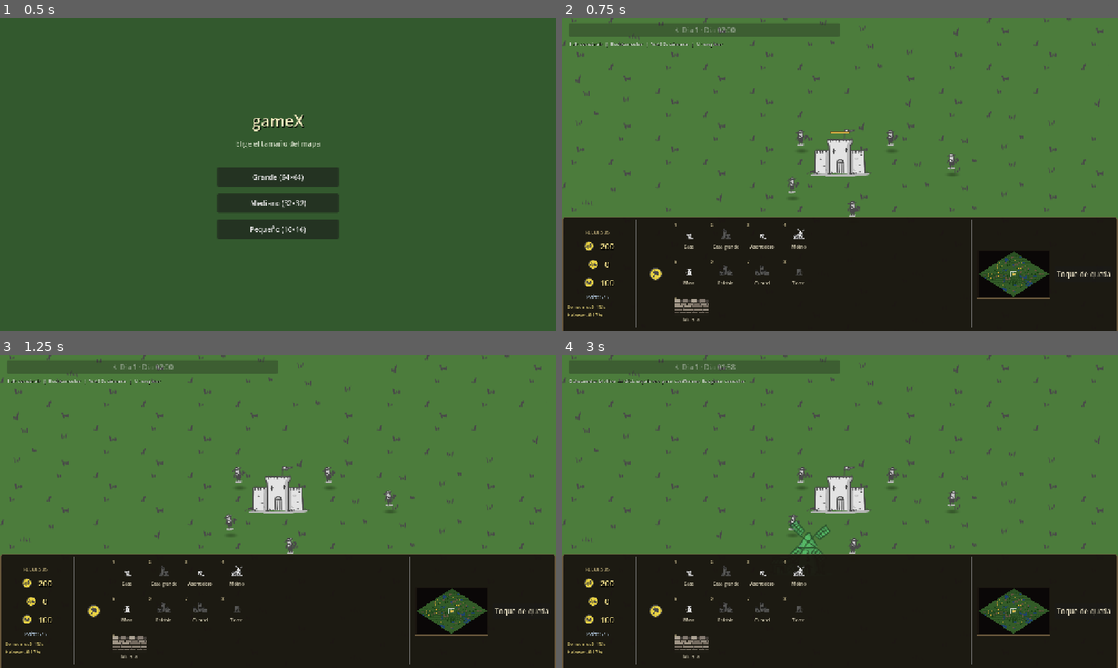
Above: before the commit, frames 1-4 (two rows, left to right).
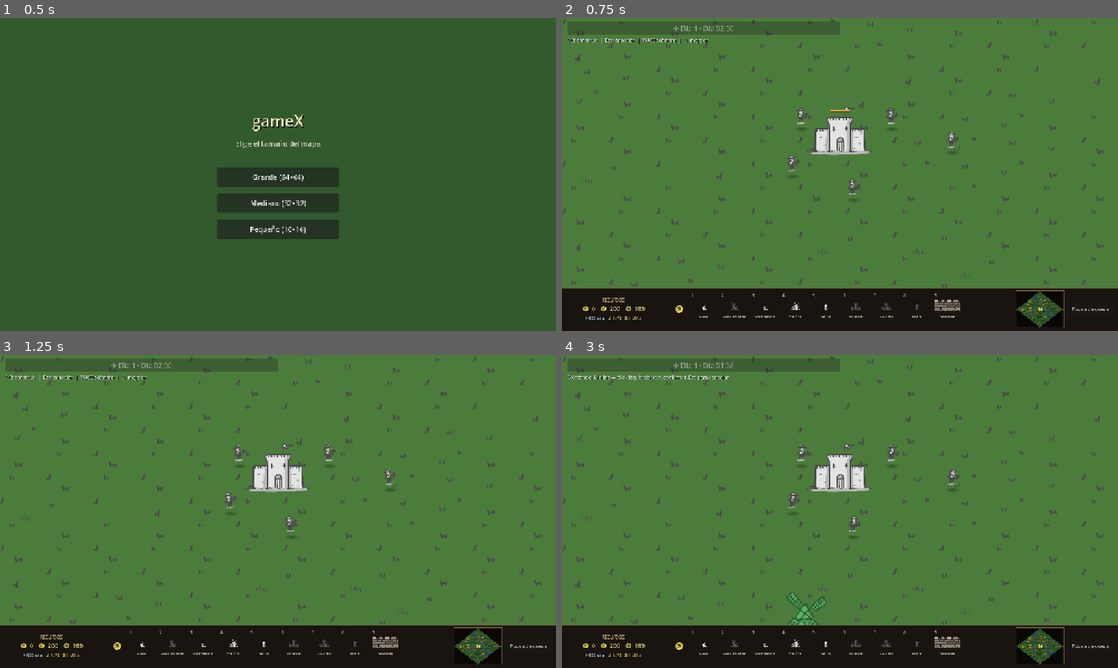
Above: after the commit, the same moments.

Repository: manurode/gameX
Game: Godot game, scene res://scenes/ui/main_menu.tscn
Two runs of this game, one before a commit and one after it. Both use one fixed random seed, a clock stepped at 60 frames per second and the inputs below.
Inputs:
- Up to frame 1 (0.5 s): no input
- Up to frame 2 (0.75 s): click "Grande (64×64)" at 0.5 s
- Up to frame 3 (1.25 s): no input
- Up to frame 4 (3 s): click "1" at 1.25 s; click "3" at 2 s; click "4" at 2.75 s

Frame 1 is identical in both runs. In frame 2, 30% of the frame differs, in the area x 0-100%, y 0-100%; in frame 3, 29%; in frame 4, 30%.

Commit message:
feat: Update UI structure and improve node paths for game hub and HUD integration

Diff:
--- a/scenes/main.tscn
+++ b/scenes/main.tscn
@@ -2,9 +2,42 @@
 
 [ext_resource type="PackedScene" uid="uid://cworld001" path="res://scenes/world/game_world.tscn" id="1_world"]
 [ext_resource type="PackedScene" uid="uid://chud001" path="res://scenes/ui/hud.tscn" id="2_hud"]
+[ext_resource type="PackedScene" uid="uid://gamehub001" path="res://scenes/ui/game_hub.tscn" id="3_hub"]
 
-[node name="Main" type="Node" unique_id=360820588]
+[node name="Main" type="Control"]
+layout_mode = 3
+anchors_preset = 15
+anchor_right = 1.0
+anchor_bottom = 1.0
+grow_horizontal = 2
+grow_vertical = 2
 
-[node name="GameWorld" parent="." unique_id=280731319 instance=ExtResource("1_world")]
+[node name="Layout" type="VBoxContainer" parent="."]
+layout_mode = 1
+anchors_preset = 15
+anchor_right = 1.0
+anchor_bottom = 1.0
+grow_horizontal = 2
+grow_vertical = 2
+theme_override_constants/separation = 0
 
-[node name="HUD" parent="." unique_id=311108892 instance=ExtResource("2_hud")]
+[node name="WorldView" type="SubViewportContainer" parent="Layout"]
+layout_mode = 2
+size_flags_horizontal = 3
+size_flags_vertical = 3
+stretch = true
+mouse_filter = 0
+
+[node name="SubViewport" type="SubViewport" parent="Layout/WorldView"]
+handle_input_locally = true
+size = Vector2i(1280, 620)
+render_target_update_mode = 4
+
+[node name="GameWorld" parent="Layout/WorldView/SubViewport" instance=ExtResource("1_world")]
+
+[node name="HUD" parent="Layout/WorldView/SubViewport" instance=ExtResource("2_hud")]
+
+[node name="GameHub" parent="Layout" instance=ExtResource("3_hub")]
+layout_mode = 2
+size_flags_horizontal = 3
+size_flags_vertical = 0
--- a/scenes/ui/game_hub.tscn
+++ b/scenes/ui/game_hub.tscn
@@ -4,27 +4,19 @@
 [ext_resource type="Script" path="res://scripts/ui/minimap.gd" id="2_minimap"]
 
 [sub_resource type="StyleBoxFlat" id="StyleBoxFlat_hub"]
-bg_color = Color(0.1, 0.08, 0.06, 0.94)
-border_width_left = 2
+bg_color = Color(0.1, 0.08, 0.06, 1)
+border_width_left = 0
 border_width_top = 2
-border_width_right = 2
+border_width_right = 0
 border_width_bottom = 0
 border_color = Color(0.42, 0.35, 0.24, 1)
-corner_radius_top_left = 6
-corner_radius_top_right = 6
-content_margin_left = 12.0
-content_margin_top = 8.0
-content_margin_right = 12.0
-content_margin_bottom = 8.0
+content_margin_left = 8.0
+content_margin_top = 4.0
+content_margin_right = 8.0
+content_margin_bottom = 4.0
 
 [node name="GameHub" type="PanelContainer"]
-anchors_preset = 12
-anchor_top = 1.0
-anchor_right = 1.0
-anchor_bottom = 1.0
-offset_top = -132.0
-grow_horizontal = 2
-grow_vertical = 0
+custom_minimum_size = Vector2(0, 100)
 mouse_filter = 0
 theme_override_styles/panel = SubResource("StyleBoxFlat_hub")
 script = ExtResource("1_hub")
@@ -35,19 +27,19 @@
 
 [node name="HBoxContainer" type="HBoxContainer" parent="MarginContainer"]
 layout_mode = 2
-theme_override_constants/separation = 16
+theme_override_constants/separation = 10
 
 [node name="ResourcesBox" type="VBoxContainer" parent="MarginContainer/HBoxContainer"]
-custom_minimum_size = Vector2(140, 0)
+custom_minimum_size = Vector2(220, 0)
 layout_mode = 2
 size_flags_vertical = 4
-theme_override_constants/separation = 6
+theme_override_constants/separation = 2
 alignment = 1
 
 [node name="ResourcesTitle" type="Label" parent="MarginContainer/HBoxContainer/ResourcesBox"]
 layout_mode = 2
 theme_override_colors/font_color = Color(0.75, 0.68, 0.48, 1)
-theme_override_font_sizes/font_size = 11
+theme_override_font_sizes/font_size = 10
 text = "RECURSOS"
 horizontal_alignment = 1
 
@@ -57,16 +49,16 @@
 [node name="CommandArea" type="HBoxContainer" parent="MarginContainer/HBoxContainer"]
 layout_mode = 2
 size_flags_horizontal = 3
-theme_override_constants/separation = 10
+theme_override_constants/separation = 6
 
 [node name="TabColumn" type="VBoxContainer" parent="MarginContainer/HBoxContainer/CommandArea"]
-custom_minimum_size = Vector2(56, 0)
+custom_minimum_size = Vector2(36, 0)
 layout_mode = 2
 size_flags_vertical = 4
 alignment = 1
 
 [node name="BuildTabIcon" type="TextureRect" parent="MarginContainer/HBoxContainer/CommandArea/TabColumn"]
-custom_minimum_size = Vector2(48, 48)
+custom_minimum_size = Vector2(32, 32)
 layout_mode = 2
 expand_mode = 1
 stretch_mode = 5
@@ -75,31 +67,31 @@
 layout_mode = 2
 size_flags_horizontal = 3
 size_flags_vertical = 4
-theme_override_constants/h_separation = 6
-theme_override_constants/v_separation = 6
-columns = 4
+theme_override_constants/h_separation = 4
+theme_override_constants/v_separation = 2
+columns = 9
 
 [node name="FormationGrid" type="GridContainer" parent="MarginContainer/HBoxContainer/CommandArea"]
 visible = false
 layout_mode = 2
 size_flags_horizontal = 3
 size_flags_vertical = 4
-theme_override_constants/h_separation = 6
-theme_override_constants/v_separation = 6
+theme_override_constants/h_separation = 4
+theme_override_constants/v_separation = 2
 columns = 4
 
 [node name="Separator2" type="VSeparator" parent="MarginContainer/HBoxContainer/CommandArea"]
 layout_mode = 2
 
 [node name="Minimap" type="Control" parent="MarginContainer/HBoxContainer/CommandArea"]
-custom_minimum_size = Vector2(170, 112)
+custom_minimum_size = Vector2(112, 88)
 layout_mode = 2
 size_flags_vertical = 4
 mouse_filter = 0
 script = ExtResource("2_minimap")
 
 [node name="StatusColumn" type="VBoxContainer" parent="MarginContainer/HBoxContainer/CommandArea"]
-custom_minimum_size = Vector2(100, 0)
+custom_minimum_size = Vector2(110, 0)
 layout_mode = 2
 size_flags_vertical = 4
 alignment = 1
--- a/scenes/ui/hud.tscn
+++ b/scenes/ui/hud.tscn
@@ -1,7 +1,6 @@
-[gd_scene load_steps=4 format=3 uid="uid://chud001"]
+[gd_scene load_steps=3 format=3 uid="uid://chud001"]
 
 [ext_resource type="Script" path="res://scripts/ui/hud.gd" id="1_hud"]
-[ext_resource type="PackedScene" uid="uid://gamehub001" path="res://scenes/ui/game_hub.tscn" id="2_hub"]
 
 [sub_resource type="StyleBoxFlat" id="StyleBoxFlat_selection"]
 bg_color = Color(0.3, 0.8, 1, 0.25)
@@ -18,7 +17,7 @@
 layout_mode = 3
 anchors_preset = 0
 offset_right = 640.0
-offset_bottom = 110.0
+offset_bottom = 90.0
 mouse_filter = 1
 
 [node name="MarginContainer" type="MarginContainer" parent="TopLeft"]
@@ -29,15 +28,15 @@
 grow_horizontal = 2
 grow_vertical = 2
 mouse_filter = 1
-theme_override_constants/margin_left = 16
-theme_override_constants/margin_top = 12
+theme_override_constants/margin_left = 12
+theme_override_constants/margin_top = 8
 
 [node name="VBoxContainer" type="VBoxContainer" parent="TopLeft/MarginContainer"]
 layout_mode = 2
-theme_override_constants/separation = 8
+theme_override_constants/separation = 4
 
 [node name="CycleButton" type="Button" parent="TopLeft/MarginContainer/VBoxContainer"]
-custom_minimum_size = Vector2(140, 28)
+custom_minimum_size = Vector2(140, 26)
 layout_mode = 2
 text = "☀ Día"
 
@@ -48,10 +47,8 @@
 theme_override_colors/font_shadow_color = Color(0, 0, 0, 0.6)
 theme_override_constants/shadow_offset_x = 1
 theme_override_constants/shadow_offset_y = 1
-theme_override_font_sizes/font_size = 12
+theme_override_font_sizes/font_size = 11
 text = "1-8: construir  |  Esc: cancelar  |  WASD: cámara  |  U: mejorar"
-
-[node name="GameHub" parent="." instance=ExtResource("2_hub")]
 
 [node name="SelectionBox" type="Panel" parent="."]
 visible = false
--- a/scripts/buildings/building.gd
+++ b/scripts/buildings/building.gd
@@ -670,7 +670,7 @@
 
 
 func _select_for_player() -> void:
-	var selection_manager := get_node_or_null("/root/Main/GameWorld/SelectionManager")
+	var selection_manager := get_node_or_null("/root/Main/Layout/WorldView/SubViewport/GameWorld/SelectionManager")
 	if selection_manager != null and selection_manager.has_method("select_building"):
 		selection_manager.select_building(self)
 
--- a/scripts/input/build_manager.gd
+++ b/scripts/input/build_manager.gd
@@ -417,8 +417,9 @@
 	return get_viewport().get_canvas_transform().affine_inverse() * screen_point
 
 
-func _is_pointer_over_ui(screen_pos: Vector2) -> bool:
-	var hub := get_node_or_null("/root/Main/HUD/GameHub")
-	if hub is Control and (hub as Control).get_global_rect().has_point(screen_pos):
-		return true
+func _is_pointer_over_ui(_screen_pos: Vector2) -> bool:
+	var hub := get_node_or_null("/root/Main/Layout/GameHub")
+	if hub is Control:
+		var root_mouse := get_tree().root.get_mouse_position()
+		return (hub as Control).get_global_rect().has_point(root_mouse)
 	return false
--- a/scripts/input/selection_manager.gd
+++ b/scripts/input/selection_manager.gd
@@ -20,7 +20,7 @@
 var _buildings_container: Node2D
 var _resource_manager: ResourceManager
 
-@onready var selection_box: Control = get_node_or_null("/root/Main/HUD/SelectionBox")
+@onready var selection_box: Control = get_node_or_null("/root/Main/Layout/WorldView/SubViewport/HUD/SelectionBox")
 
 
 func setup(buildings_container: Node2D, resource_manager: ResourceManager) -> void:
@@ -30,7 +30,7 @@
 
 func _ready() -> void:
 	if selection_box == null:
-		selection_box = get_node_or_null("/root/Main/HUD/SelectionBox")
+		selection_box = get_node_or_null("/root/Main/Layout/WorldView/SubViewport/HUD/SelectionBox")
 
 
 func _unhandled_input(event: InputEvent) -> void:
@@ -610,7 +610,7 @@
 
 
 func _is_pointer_over_ui(screen_pos: Vector2) -> bool:
-	var hud := get_node_or_null("/root/Main/HUD")
+	var hud := get_node_or_null("/root/Main/Layout/WorldView/SubViewport/HUD")
 	if hud == null:
 		return false
 
@@ -622,8 +622,10 @@
 	if top_left is Control and (top_left as Control).get_global_rect().has_point(screen_pos):
 		return true
 
-	var hub := hud.get_node_or_null("GameHub")
-	if hub is Control and (hub as Control).get_global_rect().has_point(screen_pos):
-		return true
+	var hub := get_node_or_null("/root/Main/Layout/GameHub")
+	if hub is Control:
+		var root_mouse := get_tree().root.get_mouse_position()
+		if (hub as Control).get_global_rect().has_point(root_mouse):
+			return true
 
 	return false
--- a/scripts/ui/game_hub.gd
+++ b/scripts/ui/game_hub.gd
@@ -63,7 +63,9 @@
 const TEX_HAMMER := "res://assets/tilesets/tiny_tiles/UI/Icons/UI_icon_hammer.png"
 
 const ICON_VARIANT_SIZE := 128
-const SLOT_SIZE := Vector2(78, 78)
+const SLOT_SIZE := Vector2(66, 80)
+const ICON_SIZE := Vector2(36, 30)
+const RESOURCE_ICON_SIZE := Vector2(22, 22)
 const MIN_FORMATION_UNITS := 2
 
 @onready var _resources_box: VBoxContainer = $MarginContainer/HBoxContainer/ResourcesBox
@@ -74,7 +76,7 @@
 
 var _production_box: VBoxContainer
 var _production_title: Label
-var _production_items_box: VBoxContainer
+var _production_items_box: BoxContainer
 var _production_item_buttons: Dictionary = {}
 var _production_queue_label: Label
 var _production_progress_label: Label
@@ -151,50 +153,55 @@
 
 func _build_resource_rows() -> void:
 	var entries: Array[Dictionary] = [
+		{"key": "gold", "texture": TEX_GOLD, "label": "Oro"},
 		{"key": "wood", "texture": TEX_WOOD, "label": "Madera"},
-		{"key": "gold", "texture": TEX_GOLD, "label": "Oro"},
 		{"key": "food", "texture": TEX_FOOD, "label": "Comida"},
 	]
+	var resources_row := HBoxContainer.new()
+	resources_row.add_theme_constant_override("separation", 8)
+	resources_row.alignment = BoxContainer.ALIGNMENT_CENTER
+	_resources_box.add_child(resources_row)
+
 	for entry in entries:
-		var row := HBoxContainer.new()
-		row.add_theme_constant_override("separation", 8)
-		row.alignment = BoxContainer.ALIGNMENT_CENTER
+		var cell := HBoxContainer.new()
+		cell.add_theme_constant_override("separation", 3)
+		cell.alignment = BoxContainer.ALIGNMENT_CENTER
 
 		var icon := TextureRect.new()
-		icon.custom_minimum_size = Vector2(36, 36)
+		icon.custom_minimum_size = RESOURCE_ICON_SIZE
 		icon.expand_mode = TextureRect.EXPAND_IGNORE_SIZE
 		icon.stretch_mode = TextureRect.STRETCH_KEEP_ASPECT_CENTERED
 		icon.texture = _make_icon_atlas(entry.texture)
-		row.add_child(icon)
+		cell.add_child(icon)
 
 		var amount := Label.new()
 		amount.text = "0"
-		amount.add_theme_font_size_override("font_size", 18)
+		amount.add_theme_font_size_override("font_size", 14)
 		amount.add_theme_color_override("font_color", Color(0.95, 0.88, 0.55))
 		amount.add_theme_color_override("font_shadow_color", Color(0, 0, 0, 0.7))
 		amount.add_theme_constant_override("shadow_offset_x", 1)
 		amount.add_theme_constant_override("shadow_offset_y", 1)
-		row.add_child(amount)
-
-		_resources_box.add_child(row)
+		cell.add_child(amount)
+
+		resources_row.add_child(cell)
 		_resource_labels[entry.key] = amount
 
-	var pop_row := HBoxContainer.new()
-	pop_row.add_theme_constant_override("separation", 6)
-	pop_row.alignment = BoxContainer.ALIGNMENT_CENTER
+	var stats_row := HBoxContainer.new()
+	stats_row.add_theme_constant_override("separation", 10)
+	stats_row.alignment = BoxContainer.ALIGNMENT_CENTER
+	_resources_box.add_child(stats_row)
+
 	_population_label = Label.new()
 	_population_label.text = "Pob: 0/5"
-	_population_label.add_theme_font_size_override("font_size", 13)
+	_population_label.add_theme_font_size_override("font_size", 11)
 	_population_label.add_theme_color_override("font_color", Color(0.75, 0.85, 0.95))
-	pop_row.add_child(_population_label)
-	_resources_box.add_child(pop_row)
+	stats_row.add_child(_population_label)
 
 	_food_upkeep_label = Label.new()
-	_food_upkeep_label.text = "Consumo: 0 comida/s"
-	_food_upkeep_label.add_theme_font_size_override("font_size", 11)
+	_food_upkeep_label.text = "Consumo: 0/s"
+	_food_upkeep_label.add_theme_font_size_override("font_size", 10)
 	_food_upkeep_label.add_theme_color_override("font_color", Color(0.72, 0.82, 0.55))
-	_food_upkeep_label.autowrap_mode = TextServer.AUTOWRAP_WORD_SMART
-	_resources_box.add_child(_food_upkeep_label)
+	stats_row.add_child(_food_upkeep_label)
 
 
 func _ensure_production_box() -> void:
@@ -203,33 +210,34 @@
 	var hbox := $MarginContainer/HBoxContainer
 	_production_box = VBoxContainer.new()
 	_production_box.name = "ProductionBox"
-	_production_box.custom_minimum_size = Vector2(180, 0)
+	_production_box.custom_minimum_size = Vector2(140, 0)
 	_production_box.visible = false
+	_production_box.add_theme_constant_override("separation", 2)
 	hbox.add_child(_production_box)
 	hbox.move_child(_production_box, 2)
 
 	_production_title = Label.new()
-	_production_title.add_theme_font_size_override("font_size", 12)
+	_production_title.add_theme_font_size_override("font_size", 11)
 	_production_title.add_theme_color_override("font_color", Color(0.85, 0.78, 0.55))
 	_production_box.add_child(_production_title)
 
-	_production_items_box = VBoxContainer.new()
+	_production_items_box = HBoxContainer.new()
 	_production_items_box.add_theme_constant_override("separation", 4)
 	_production_box.add_child(_production_items_box)
 
 	_production_queue_label = Label.new()
-	_production_queue_label.add_theme_font_size_override("font_size", 11)
+	_production_queue_label.add_theme_font_size_override("font_size", 10)
 	_production_queue_label.add_theme_color_override("font_color", Color(0.75, 0.72, 0.55))
 	_production_queue_label.visible = false
 	_production_box.add_child(_production_queue_label)
 
 	_production_progress_label = Label.new()
-	_production_progress_label.add_theme_font_size_override("font_size", 11)
+	_production_progress_label.add_theme_font_size_override("font_size", 10)
 	_production_progress_label.visible = false
 	_production_box.add_child(_production_progress_label)
 
 	_production_pending_label = Label.new()
-	_production_pending_label.add_theme_font_size_override("font_size", 11)
+	_production_pending_label.add_theme_font_size_override("font_size", 10)
 	_production_pending_label.add_theme_color_override("font_color", Color(1.0, 0.7, 0.5))
 	_production_pending_label.visible = false
 	_production_box.add_child(_production_pending_label)
@@ -264,7 +272,8 @@
 	)
 	_curfew_button.focus_mode = Control.FOCUS_NONE
 	_curfew_button.mouse_default_cursor_shape = Control.CURSOR_POINTING_HAND
-	_curfew_button.custom_minimum_size = Vector2(100, 36)
+	_curfew_button.custom_minimum_size = Vector2(110, 28)
+	_curfew_button.add_theme_font_size_override("font_size", 11)
 	_curfew_button.pressed.connect(_on_curfew_button_pressed)
 	_status_column.add_child(_curfew_button)
 	_status_column.move_child(_curfew_button, 0)
@@ -309,21 +318,21 @@
 	var content := MarginContainer.new()
 	content.set_anchors_and_offsets_preset(Control.PRESET_FULL_RECT)
 	content.mouse_filter = Control.MOUSE_FILTER_IGNORE
-	content.add_theme_constant_override("margin_left", 4)
-	content.add_theme_constant_override("margin_top", 2)
-	content.add_theme_constant_override("margin_right", 4)
-	content.add_theme_constant_override("margin_bottom", 2)
+	content.add_theme_constant_override("margin_left", 2)
+	content.add_theme_constant_override("margin_top", 1)
+	content.add_theme_constant_override("margin_right", 2)
+	content.add_theme_constant_override("margin_bottom", 1)
 	button.add_child(content)
 
 	var vbox := VBoxContainer.new()
 	vbox.alignment = BoxContainer.ALIGNMENT_CENTER
-	vbox.add_theme_constant_override("separation", 2)
+	vbox.add_theme_constant_override("separation", 1)
 	vbox.size_flags_horizontal = Control.SIZE_EXPAND_FILL
 	vbox.size_flags_vertical = Control.SIZE_EXPAND_FILL
 	content.add_child(vbox)
 
 	var icon := TextureRect.new()
-	icon.custom_minimum_size = Vector2(48, 40)
+	icon.custom_minimum_size = ICON_SIZE
 	icon.expand_mode = TextureRect.EXPAND_FIT_WIDTH_PROPORTIONAL
 	icon.stretch_mode = TextureRect.STRETCH_KEEP_ASPECT_CENTERED
 	icon.texture = _get_building_icon(type_id)
@@ -333,17 +342,18 @@
 	var name_label := Label.new()
 	name_label.text = def.get("name", type_id)
 	name_label.horizontal_alignment = HORIZONTAL_ALIGNMENT_CENTER
-	name_label.add_theme_font_size_override("font_size", 10)
+	name_label.add_theme_font_size_override("font_size", 9)
 	name_label.add_theme_color_override("font_color", Color(0.85, 0.82, 0.72))
 	name_label.mouse_filter = Control.MOUSE_FILTER_IGNORE
+	name_label.clip_text = true
 	vbox.add_child(name_label)
 
 	var hotkey_label := Label.new()
 	hotkey_label.text = str(hotkey)
-	hotkey_label.add_theme_font_size_override("font_size", 11)
+	hotkey_label.add_theme_font_size_override("font_size", 10)
 	hotkey_label.add_theme_color_override("font_color", Color(0.7, 0.65, 0.5))
 	hotkey_label.set_anchors_and_offsets_preset(Control.PRESET_TOP_LEFT)
-	hotkey_label.position = Vector2(4, 2)
+	hotkey_label.position = Vector2(3, 1)
 	hotkey_label.mouse_filter = Control.MOUSE_FILTER_IGNORE
 	button.add_child(hotkey_label)
 
@@ -377,21 +387,21 @@
 	var content := MarginContainer.new()
 	content.set_anchors_and_offsets_preset(Control.PRESET_FULL_RECT)
 	content.mouse_filter = Control.MOUSE_FILTER_IGNORE
-	content.add_theme_constant_override("margin_left", 4)
-	content.add_theme_constant_override("margin_top", 2)
-	content.add_theme_constant_override("margin_right", 4)
-	content.add_theme_constant_override("margin_bottom", 2)
+	content.add_theme_constant_override("margin_left", 2)
+	content.add_theme_constant_override("margin_top", 1)
+	content.add_theme_constant_override("margin_right", 2)
+	content.add_theme_constant_override("margin_bottom", 1)
 	button.add_child(content)
 
 	var vbox := VBoxContainer.new()
 	vbox.alignment = BoxContainer.ALIGNMENT_CENTER
-	vbox.add_theme_constant_override("separation", 2)
+	vbox.add_theme_constant_override("separation", 1)
 	vbox.size_flags_horizontal = Control.SIZE_EXPAND_FILL
 	vbox.size_flags_vertical = Control.SIZE_EXPAND_FILL
 	content.add_child(vbox)
 
 	var icon := TextureRect.new()
-	icon.custom_minimum_size = Vector2(48, 40)
+	icon.custom_minimum_size = ICON_SIZE
 	icon.expand_mode = TextureRect.EXPAND_IGNORE_SIZE
 	icon.stretch_mode = TextureRect.STRETCH_KEEP_ASPECT_CENTERED
 	icon.texture = _create_formation_icon(formation)
@@ -401,17 +411,17 @@
 	var name_label := Label.new()
 	name_label.text = info.get("name", "")
 	name_label.horizontal_alignment = HORIZONTAL_ALIGNMENT_CENTER
-	name_label.add_theme_font_size_override("font_size", 10)
+	name_label.add_theme_font_size_override("font_size", 9)
 	name_label.add_theme_color_override("font_color", Color(0.85, 0.82, 0.72))
 	name_label.mouse_filter = Control.MOUSE_FILTER_IGNORE
 	vbox.add_child(name_label)
 
 	var hotkey_label := Label.new()
 	hotkey_label.text = str(hotkey)
-	hotkey_label.add_theme_font_size_override("font_size", 11)
+	hotkey_label.add_theme_font_size_override("font_size", 10)
 	hotkey_label.add_theme_color_override("font_color", Color(0.7, 0.65, 0.5))
 	hotkey_label.set_anchors_and_offsets_preset(Control.PRESET_TOP_LEFT)
-	hotkey_label.position = Vector2(4, 2)
+	hotkey_label.position = Vector2(3, 1)
 	hotkey_label.mouse_filter = Control.MOUSE_FILTER_IGNORE
 	button.add_child(hotkey_label)
 
@@ -426,9 +436,9 @@
 	var style := StyleBoxFlat.new()
 	style.bg_color = Color(0.08, 0.07, 0.06, 0.85)
 	style.border_color = Color(0.35, 0.3, 0.22, 1.0)
-	style.set_border_width_all(2)
-	style.set_corner_radius_all(4)
-	style.set_content_margin_all(4)
+	style.set_border_width_all(1)
+	style.set_corner_radius_all(3)
+	style.set_content_margin_all(2)
 	return style
 
 
@@ -533,7 +543,15 @@
 func _on_food_upkeep_changed(upkeep: float) -> void:
 	if _food_upkeep_label == null or _population_manager == null:
 		return
-	_food_upkeep_label.text = "Consumo: " + _population_manager.get_food_upkeep_label()
+	if _population_manager.population <= 0:
+		_food_upkeep_label.text = "Sin consumo"
+	else:
+		var income := 0.0
+		var job_manager := get_tree().get_first_node_in_group("job_manager")
+		if job_manager is JobManager:
+			income = (job_manager as JobManager).get_food_income_per_second()
+		var net := income - upkeep
+		_food_upkeep_label.text = "%.2f/s  bal %+.2f" % [upkeep, net]
 	if upkeep <= 0.0:
 		_food_upkeep_label.add_theme_color_override("font_color", Color(0.72, 0.82, 0.55))
 	elif _population_manager.food_shortage_active:
--- a/scripts/ui/hud.gd
+++ b/scripts/ui/hud.gd
@@ -1,10 +1,10 @@
 extends CanvasLayer
 
-@onready var game_hub: PanelContainer = $GameHub
-@onready var minimap: Control = $GameHub/MarginContainer/HBoxContainer/CommandArea/Minimap
 @onready var help_label: Label = $TopLeft/MarginContainer/VBoxContainer/HelpLabel
 @onready var cycle_button: Button = $TopLeft/MarginContainer/VBoxContainer/CycleButton
 
+var game_hub: PanelContainer
+var minimap: Control
 var _build_manager: Node
 var _day_night_manager: DayNightManager
 var _game_state_manager: GameStateManager
@@ -12,9 +12,19 @@
 
 
 func _ready() -> void:
+	_resolve_hub_nodes()
 	if cycle_button != null:
 		cycle_button.disabled = true
 	_create_game_over_overlay()
+
+
+func _resolve_hub_nodes() -> void:
+	var main := get_tree().root.get_node_or_null("Main")
+	if main == null:
+		return
+	game_hub = main.get_node_or_null("Layout/GameHub") as PanelContainer
+	if game_hub != null:
+		minimap = game_hub.get_node_or_null("MarginContainer/HBoxContainer/CommandArea/Minimap")
 
 
 func setup(
@@ -31,6 +41,7 @@
 ) -> void:
 	_build_manager = build_manager
 	_day_night_manager = day_night_manager
+	_resolve_hub_nodes()
 
 	if game_hub != null and game_hub.has_method("setup"):
 		game_hub.setup(
--- a/scripts/ui/minimap.gd
+++ b/scripts/ui/minimap.gd
@@ -1,7 +1,7 @@
 extends Control
 
-const MAP_PADDING := 4.0
-const MINIMAP_SIZE := Vector2(170, 112)
+const MAP_PADDING := 3.0
+const MINIMAP_SIZE := Vector2(112, 88)
 
 const FRAME_BG := Color(0.1, 0.08, 0.06, 0.94)
 const FRAME_BORDER := Color(0.42, 0.35, 0.24, 1.0)
--- a/scripts/units/unit.gd
+++ b/scripts/units/unit.gd
@@ -910,7 +910,7 @@
 
 
 func _remove_from_selection() -> void:
-	var selection_manager := get_node_or_null("/root/Main/GameWorld/SelectionManager")
+	var selection_manager := get_node_or_null("/root/Main/Layout/WorldView/SubViewport/GameWorld/SelectionManager")
 	if selection_manager != null and selection_manager.has_method("remove_unit_from_selection"):
 		selection_manager.remove_unit_from_selection(self)
 
--- a/scripts/world/game_world.gd
+++ b/scripts/world/game_world.gd
@@ -71,7 +71,7 @@
 
 	population_manager.recalculate_cap_from_buildings()
 
-	var hud := get_node_or_null("/root/Main/HUD")
+	var hud := get_node_or_null("/root/Main/Layout/WorldView/SubViewport/HUD")
 	if hud != null and hud.has_method("setup"):
 		hud.call(
 			"setup",
